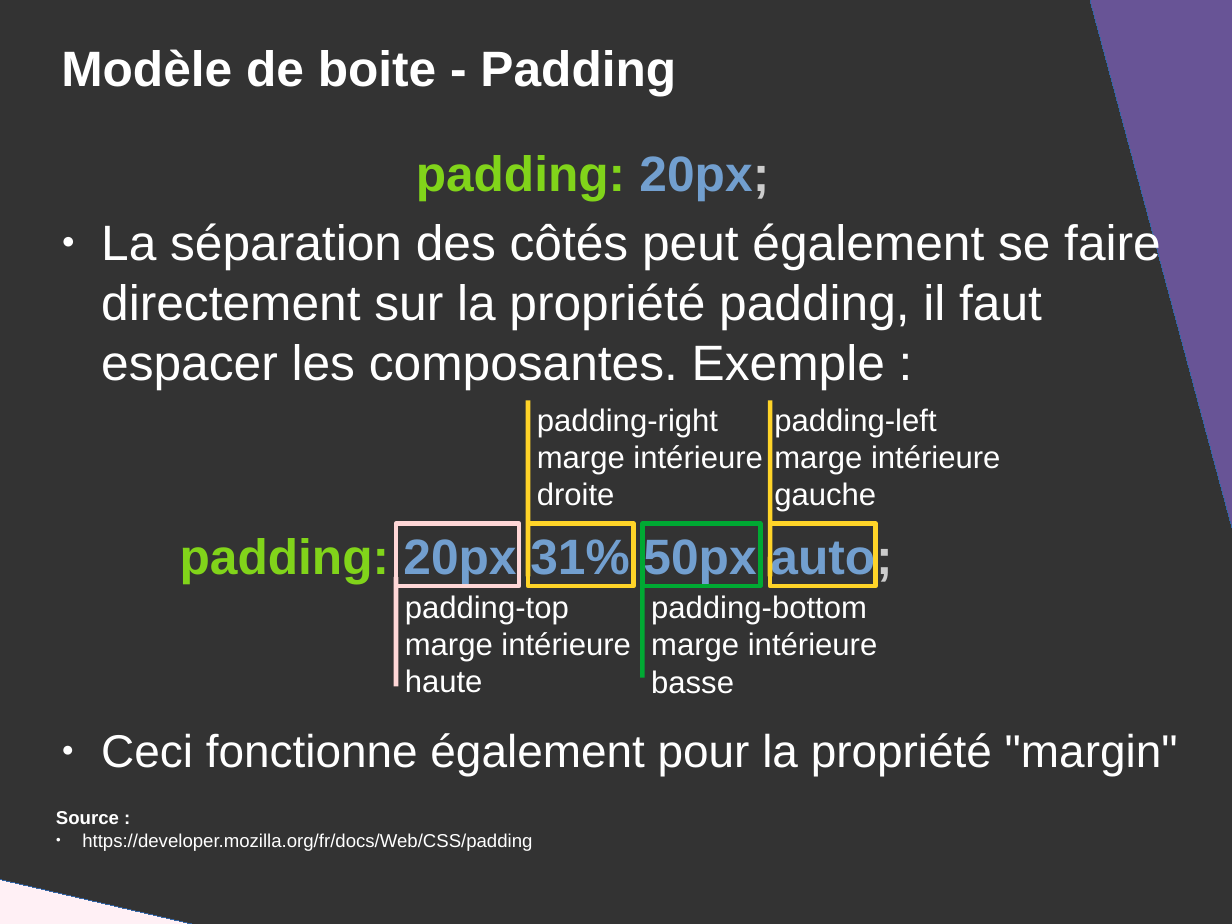
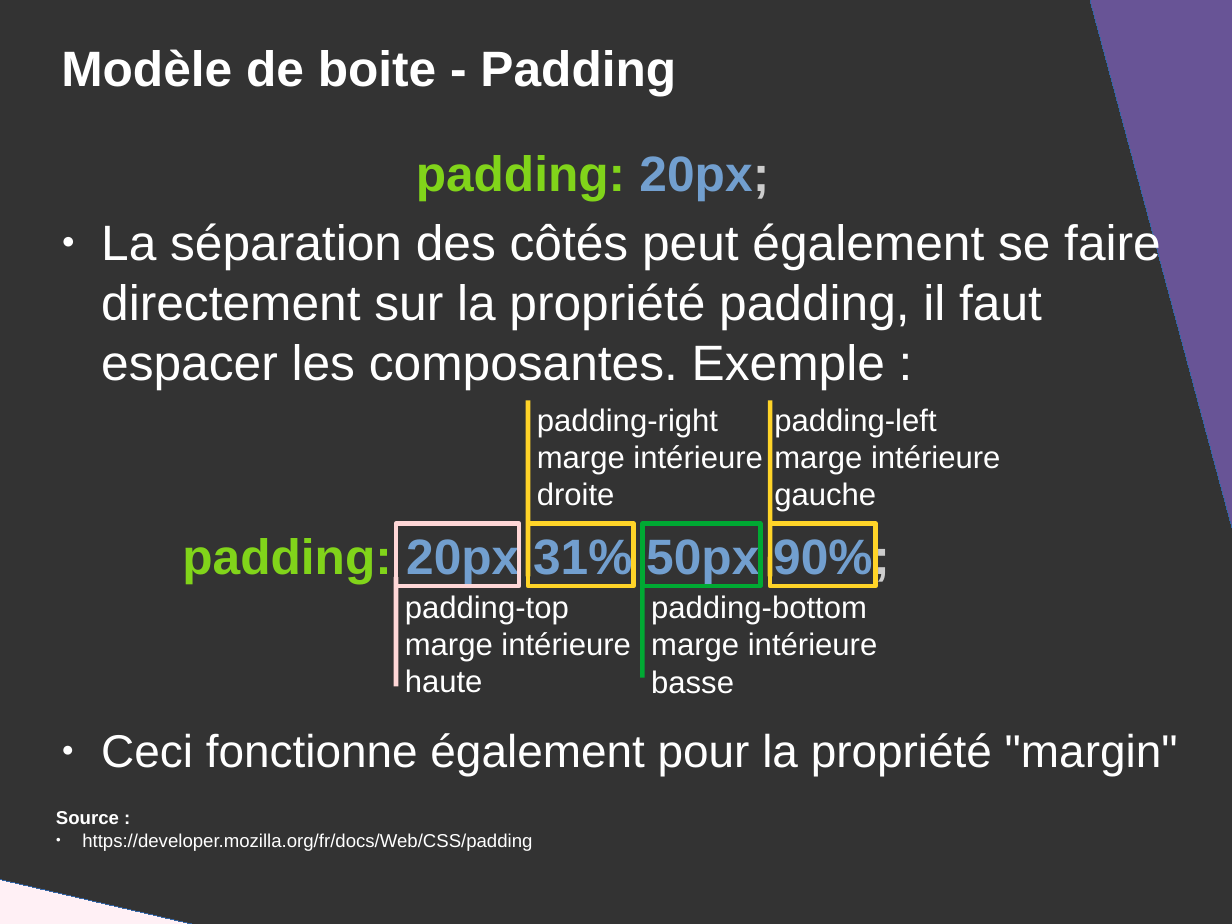
Before and after one commit to DanYellow/presentations, a slide deck: slide 31 of mmi/html/travaux-pratiques/numero-2/presentation.odp. Drawn at 1232x924 pixels with LibreOffice and Linux fonts; fonts in the diff are those of the drawing. Boxes give left, top, right and bottom in pixels: in the first picture for what was removed or moved away, otherwise in the second. Text is boxed around its words. In the diff, an @@ line names an element or a change of style, - is before the commit and + after.

```diff
--- a/mmi/html/travaux-pratiques/numero-2/presentation.odp
+++ b/mmi/html/travaux-pratiques/numero-2/presentation.odp
@@ text at (182, 534, 890, 583): text changed @@
-padding: 20px 31% 50px auto;
+padding: 20px 31% 50px 90%;
```
Also in this commit, not shown: 2 other slides changed, 1 other file.
